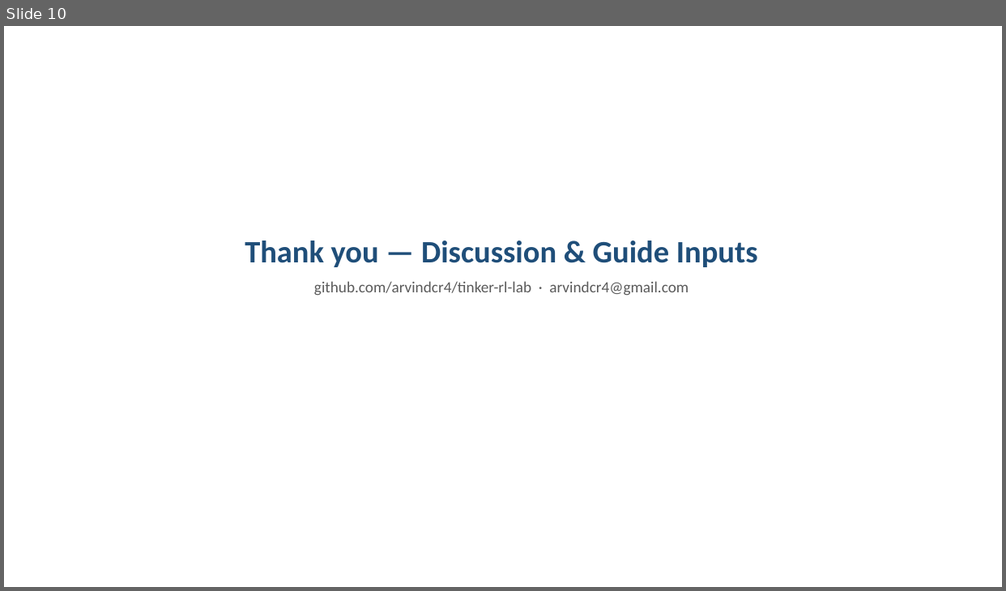
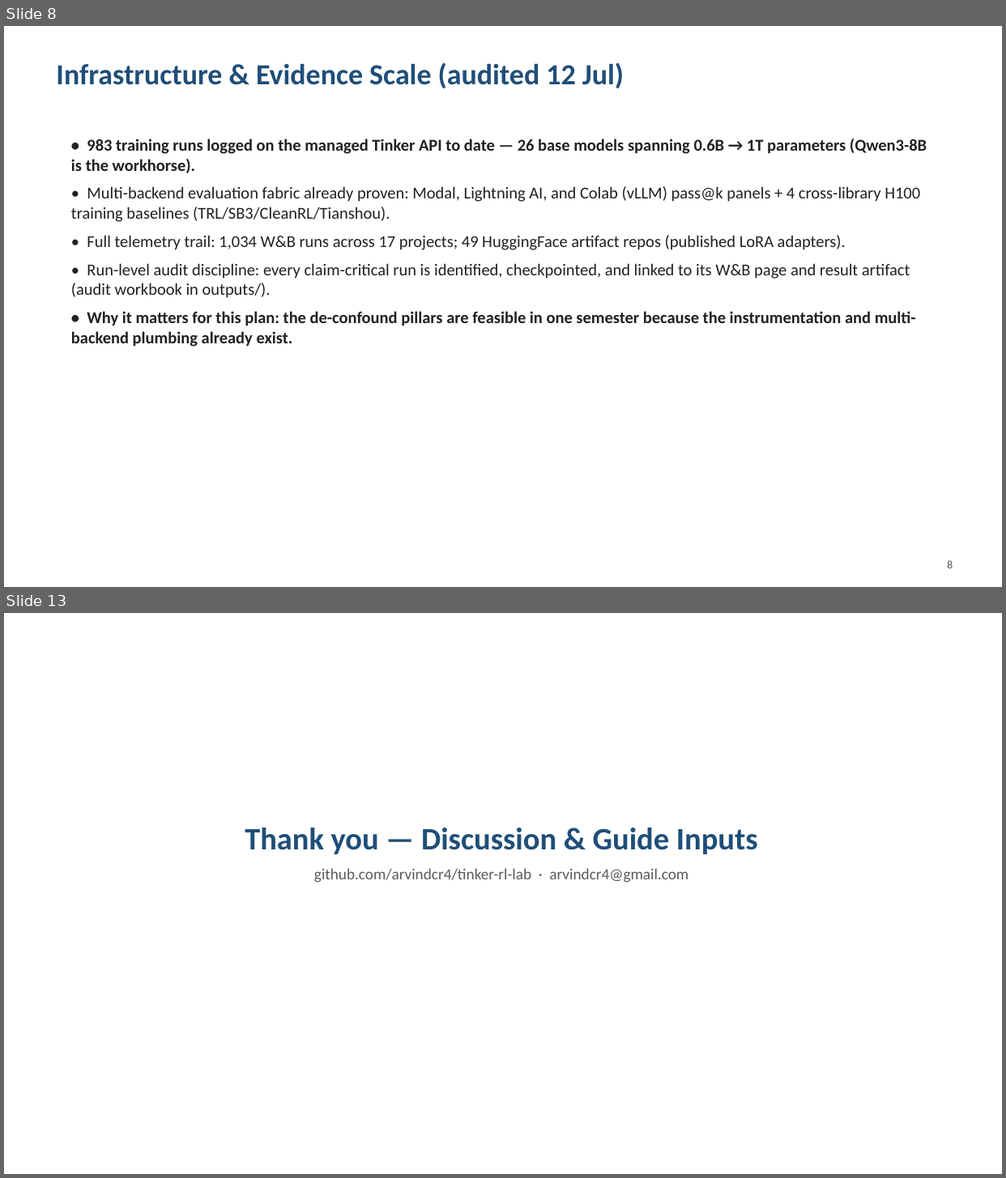
Before and after one commit to arvindcr4/tinker-rl-lab, a slide deck: outputs/PESU_MTech_Phase1_Session1_Review_ArvindCR.pptx. Shown one above the other, each under a label of ours: slide 10 before the commit, slides 8 and 13 after it; the slides between them are not shown. The pictures are 1006x591 and 1006x1178 pixels, drawn with LibreOffice and Linux fonts; fonts in the diff are those of the drawing. Boxes give left, top, right and bottom in pixels: in the first picture for what was removed or moved away, otherwise in the second. Text is boxed around its words. In the diff, an @@ line names an element or a change of style, - is before the commit and + after.

Commit message:
feat(deck): Session 1 review deck v2 — Sem3-vs-Sem4 scope slide + audited evidence-scale slide
Two additions to the Phase 1 First Review deck (now 13 slides):
- 'Semester 3 Foundation vs. Semester 4 Innovations' (slide 3): capstone
  boundary vs the solo ZVF program and the P1-P8 modular portfolio.
- 'Infrastructure & Evidence Scale (audited 12 Jul)' (slide 8): 983
  Tinker runs / 26 base models (0.6B-1T), Modal + Lightning AI + Colab
  evaluation fabric, 1,034 W&B runs across 17 projects, 49 HF artifact
  repos, and the run-level audit workbook - framed as why the
  de-confound pillars are feasible in one semester (Session-1 scope:
  capability evidence, not results claims).
Page numbers renumbered; deck regenerated from build_session1_deck.py.

```diff
--- a/outputs/PESU_MTech_Phase1_Session1_Review_ArvindCR.pptx
+++ b/outputs/PESU_MTech_Phase1_Session1_Review_ArvindCR.pptx
@@ slide 8 added at <box>4,26,1002,587</box>, background #FFFFFF @@
@@ text added at <box>56,62,624,89</box>, 28 pt, text #1F4E79, bold @@
+Infrastructure & Evidence Scale (audited 12 Jul)
@@ text added at <box>71,139,927,347</box>, 16 pt, text #212121 @@
+• 983 training runs logged on the managed Tinker API to date — 26 base models spanning 0.6B → 1T parameters (Qwen3-8B is the workhorse).
+• Multi-backend evaluation fabric already proven: Modal, Lightning AI, and Colab (vLLM) pass@k panels + 4 cross-library H100 training baselines (TRL/SB3/CleanRL/Tianshou).
+• Full telemetry trail: 1,034 W&B runs across 17 projects; 49 HuggingFace artifact repos (published LoRA adapters).
+• Run-level audit discipline: every claim-critical run is identified, checkpointed, and linked to its W&B page and result artifact (audit workbook in outputs/).
+• Why it matters for this plan: the de-confound pillars are feasible in one semester because the instrumentation and multi-backend plumbing already exist.
@@ text added at <box>947,561,953,569</box>, 11 pt, text #5A5A5A @@
+8
@@ what was slide 10 is now slide 13 @@
```
Also in this commit, not shown: 7 slides changed, 2 other slides added, 1 other file.
